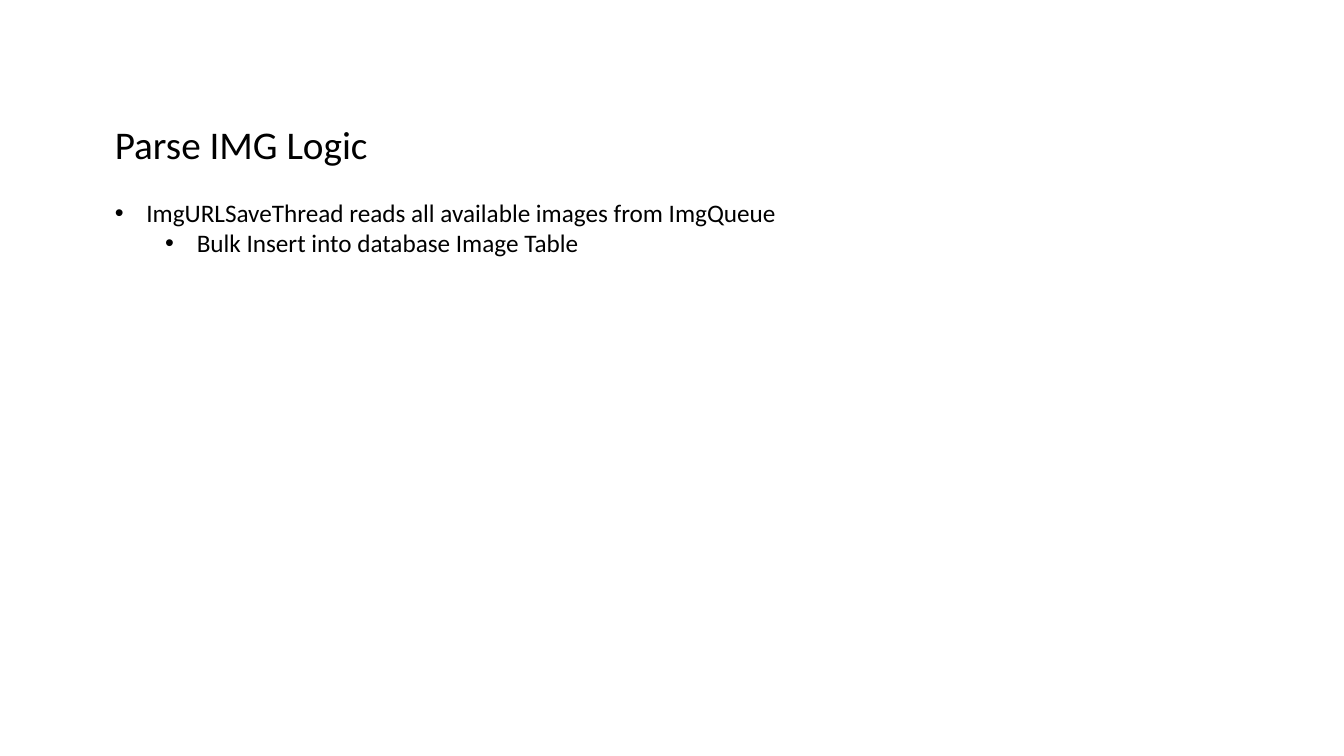
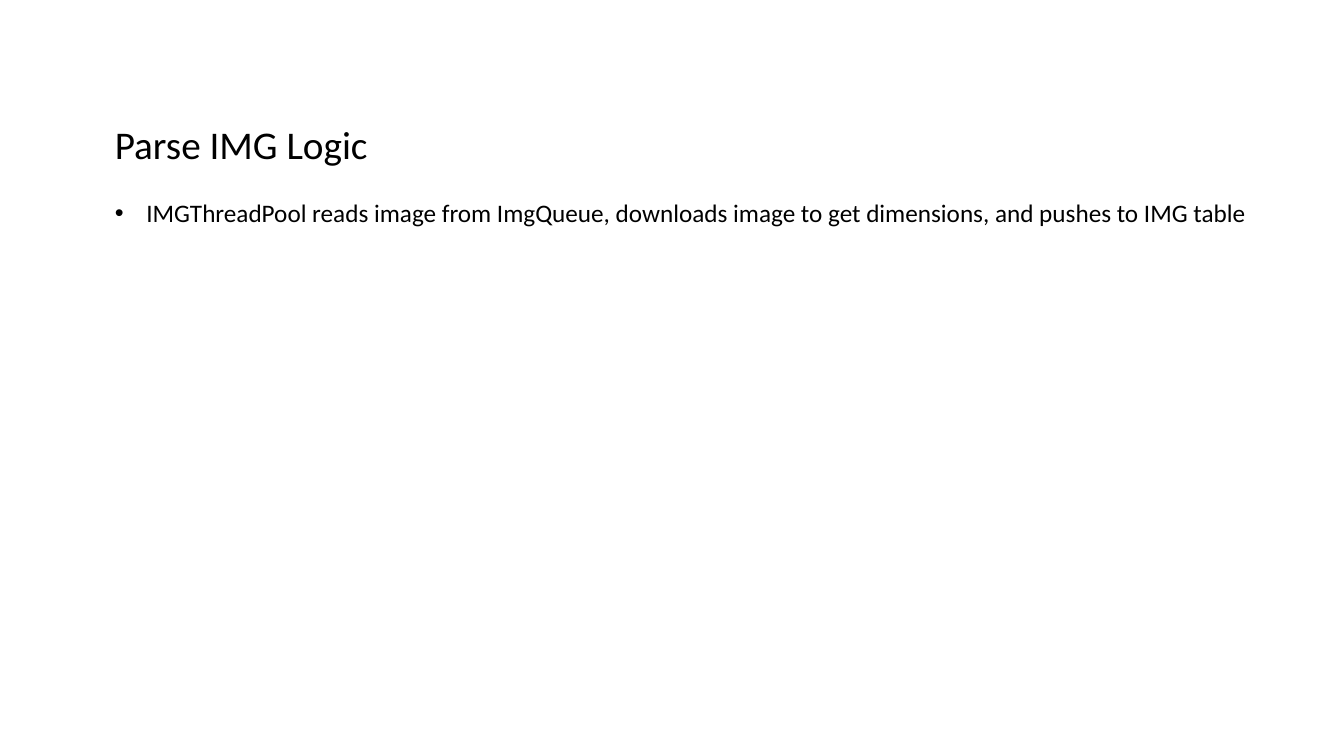
Before and after one commit to datim/squid, a slide deck: slide 3 of docs/design.pptx (slide 4 before the commit). Drawn at 1344x756 pixels with LibreOffice and Linux fonts; fonts in the diff are those of the drawing. Boxes give left, top, right and bottom in pixels: in the first picture for what was removed or moved away, otherwise in the second. Text is boxed around its words. In the diff, an @@ line names an element or a change of style, - is before the commit and + after.

```diff
--- a/docs/design.pptx
+++ b/docs/design.pptx
@@ text at (146,204,1245,227): text changed @@
-• ImgURLSaveThread reads all available images from ImgQueue
-  • Bulk Insert into database Image Table
+• IMGThreadPool reads image from ImgQueue, downloads image to get dimensions, and pushes to IMG table
```
Also in this commit, not shown: 3 other slides changed.
